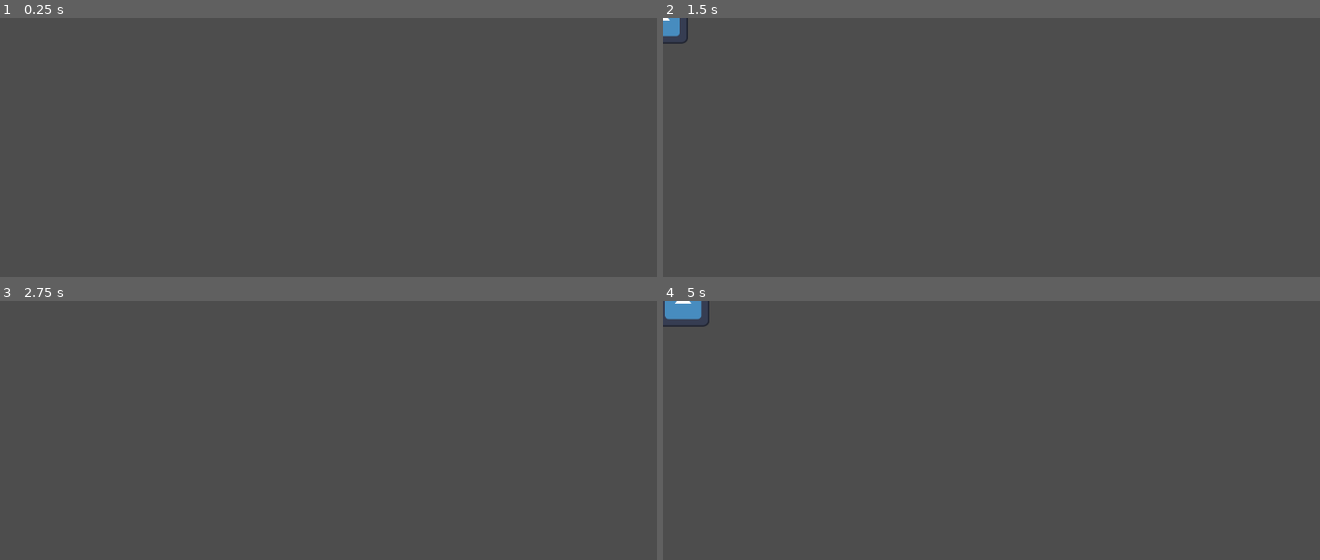
Above: before the commit, frames 1-4 (two rows, left to right).
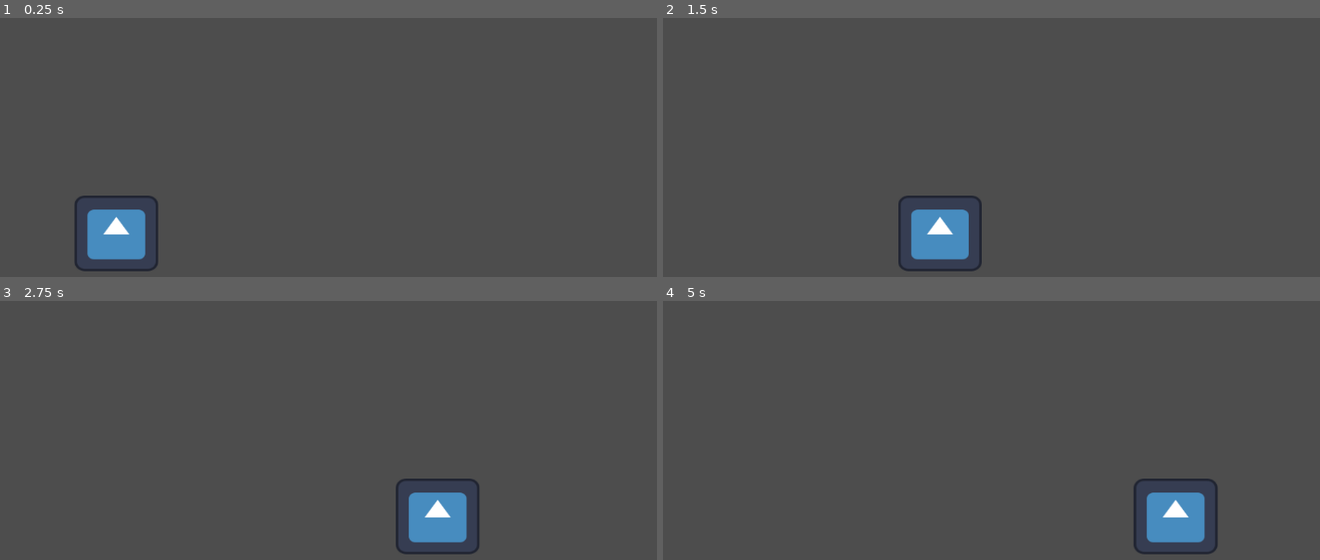
Above: after the commit, the same moments.

Repository: notmarrow/platform_grinder
Game: Godot game, scene res://scenes/enemigo.tscn
Same seed, same stepped clock (60 frames per second), same inputs: the game is played once before the commit and once after it. The engine's default icon, where the game draws it, is replaced by a stand-in: a white triangle on a blue panel in a dark square.
Inputs:
- Up to frame 1 (0.25 s): no input
- Up to frame 2 (1.5 s): no input
- Up to frame 3 (2.75 s): no input
- Up to frame 4 (5 s): no input

The runs differ from the first frame. In frame 1, 2.2% of the frame differs, in the area x 11-25%, y 68-98%; in frame 2, 2.4%; in frame 3, 2.2%; in frame 4, 2.7%, in the area x 0-85%, y 0-98%.

Commit message:
enemigo_A4

Diff:
--- a/Script/Enemigo.gd
+++ b/Script/Enemigo.gd
@@ -1,18 +1,18 @@
 extends CharacterBody2D
 
 var SPEED = 200
-var steps_to_move_right = 50  # Ajusta estos valores según tus necesidades
-var steps_to_move_left = 50
+var steps_to_move_right = 250 # Ajusta este valor según tus necesidades
 var current_steps = 0
-var moving_right = true
 
 func _ready():
 	velocity.x = SPEED
 
 func _physics_process(delta):
-	if moving_right:
+	if current_steps < steps_to_move_right:
+		# Mover hacia la derecha
 		velocity.x = SPEED
 	else:
+		# Giro y mover hacia la izquierda
 		velocity.x = -SPEED
 
 	move_and_slide()
@@ -20,7 +20,6 @@
 	# Actualizar el número de pasos
 	current_steps += 1
 
-	# Cambiar de dirección cuando alcance el número de pasos máximo
-	if current_steps >= steps_to_move_right + steps_to_move_left:
+	# Reiniciar cuando alcanza el número de pasos máximo
+	if current_steps >= steps_to_move_right * 2:
 		current_steps = 0
-		moving_right = not moving_right
--- a/scenes/enemigo.tscn
+++ b/scenes/enemigo.tscn
@@ -1,9 +1,9 @@
 [gd_scene load_steps=5 format=3 uid="uid://7owmoq8o54hq"]
 
-[ext_resource type="Script" path="res://Script/Enemigo.gd" id="1_4s2ig"]
+[ext_resource type="Script" path="res://Script/enemigo.gd" id="1_gdoy6"]
 [ext_resource type="Texture2D" uid="uid://546cny6plfil" path="res://assets/icon.svg" id="2_s1t6d"]
 
-[sub_resource type="SpriteFrames" id="SpriteFrames_xfglw"]
+[sub_resource type="SpriteFrames" id="SpriteFrames_nn3nt"]
 animations = [{
 "frames": [{
 "duration": 1.0,
@@ -14,34 +14,18 @@
 "speed": 5.0
 }]
 
-[sub_resource type="RectangleShape2D" id="RectangleShape2D_vvmn7"]
-size = Vector2(79, 69)
+[sub_resource type="RectangleShape2D" id="RectangleShape2D_l5fa1"]
+size = Vector2(120.5, 104)
 
-[node name="enemigo" type="Control"]
-layout_mode = 3
-anchors_preset = 15
-anchor_right = 1.0
-anchor_bottom = 1.0
-offset_left = 42.0
-offset_top = -14.0
-offset_right = 49.0
-offset_bottom = -10.0
-grow_horizontal = 2
-grow_vertical = 2
+[node name="enemigo" type="CharacterBody2D"]
+position = Vector2(125, 328)
+script = ExtResource("1_gdoy6")
 
-[node name="Enemigo" type="CharacterBody2D" parent="."]
-position = Vector2(-344, 44)
-collision_layer = 2
-script = ExtResource("1_4s2ig")
+[node name="AnimatedSprite2D" type="AnimatedSprite2D" parent="."]
+position = Vector2(5.99999, 8)
+scale = Vector2(1.01953, 0.921875)
+sprite_frames = SubResource("SpriteFrames_nn3nt")
 
-[node name="AnimatedSprite2D" type="AnimatedSprite2D" parent="Enemigo"]
-position = Vector2(0, -27)
-scale = Vector2(0.640625, 0.578125)
-sprite_frames = SubResource("SpriteFrames_xfglw")
-
-[node name="zona_daño" type="Area2D" parent="Enemigo"]
-collision_layer = 2
-
-[node name="CollisionShape2D" type="CollisionShape2D" parent="Enemigo/zona_daño"]
-position = Vector2(-1, -27)
-shape = SubResource("RectangleShape2D_vvmn7")
+[node name="zona_daño" type="CollisionShape2D" parent="."]
+position = Vector2(5.75, 8)
+shape = SubResource("RectangleShape2D_l5fa1")
